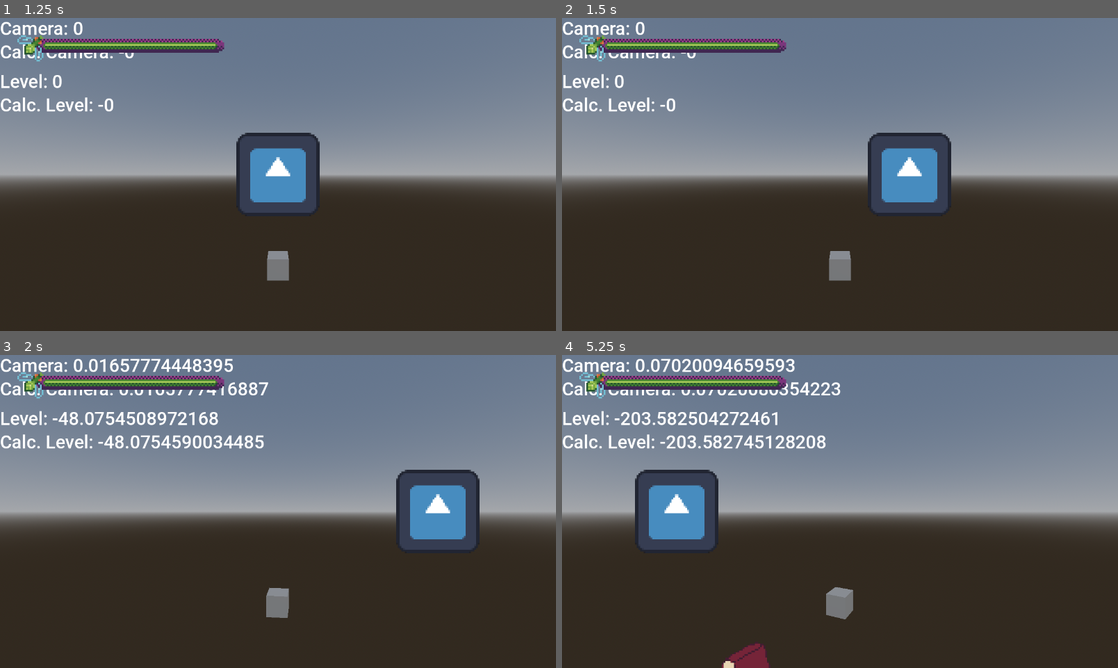
Above: before the commit, frames 1-4 (two rows, left to right).
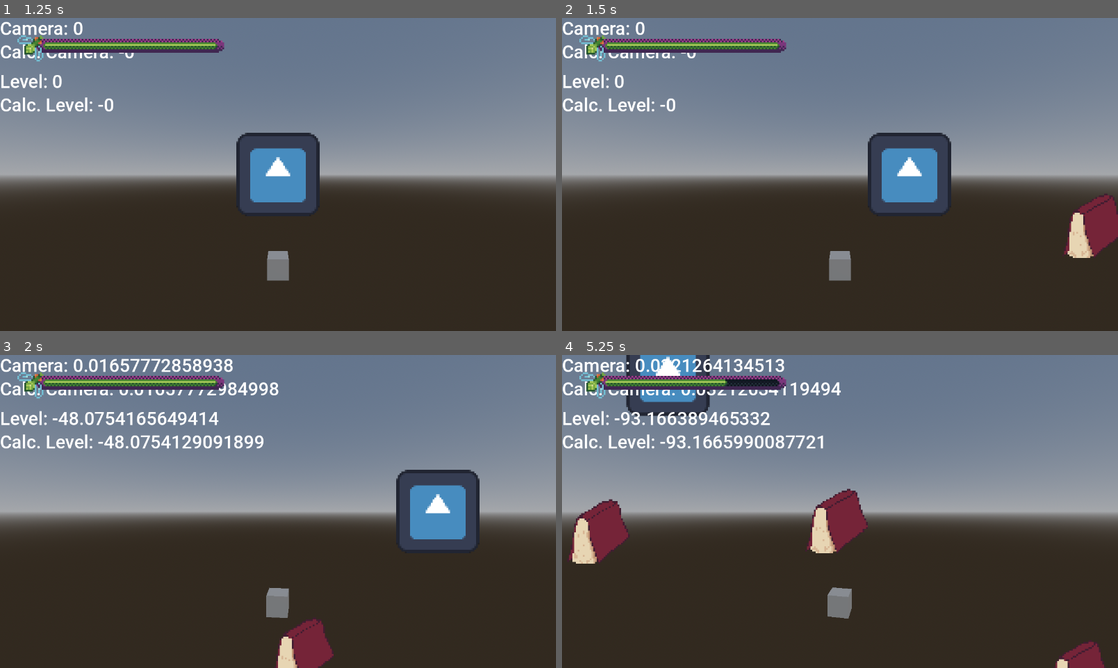
Above: after the commit, the same moments.

Repository: panorb/ludum-dare-55
Game: Godot game, scene res://world.tscn
Two runs of this game, one before a commit and one after it. Both use one fixed random seed, a clock stepped at 60 frames per second and the inputs below. The engine's default icon, where the game draws it, is replaced by a stand-in: a white triangle on a blue panel in a dark square.
Inputs (mouse positions are in pixels of both pictures, inside the frame that each line leads up to):
- Up to frame 1 (1.25 s): click "Start" at 0.5 s
- Up to frame 2 (1.5 s): tap Enter at 1.25 s; move the mouse to (962, 158) at 1.27 s; hold Right (ui_right) from 1.28 s (still down); click (962, 158) at 1.42 s
- Up to frame 3 (2 s): keep holding Right (ui_right)
- Up to frame 4 (5.25 s): move the mouse to (728, 527) at 2.02 s; release Right (ui_right) at 2.03 s; hold Down (ui_down) 2.03-2.78 s; move the mouse to (895, 442) at 2.77 s; hold Right (ui_right) 2.78-3.53 s; move the mouse to (812, 574) at 3.52 s; hold Up (ui_up) 3.53-4.28 s; click (812, 574) at 3.67 s; move the mouse to (1006, 558) at 4.27 s; hold Left (ui_left) from 4.28 s (still down); move the mouse to (673, 464) at 5.02 s

Frame 1 is identical in both runs. In frame 2, 1.4% of the frame differs, in the area x 90-100%, y 56-77%; in frame 3, 2.2%; in frame 4, 11%, in the area x 1-98%, y 0-100%.

Commit message:
Player collision knockback + I-frames

Diff:
--- a/godot/entity/player.gd
+++ b/godot/entity/player.gd
@@ -1,4 +1,6 @@
-extends Node2D
+extends CharacterBody2D
+
+@onready var collision_shape_2d = $CollisionShape2D
 
 signal health_changed(old_health, new_health)
 signal max_health_changed(old_maximum, new_maximum)
@@ -7,6 +9,15 @@
 var _active = false
 var _health = 1000
 var _max_health = 1000
+var inertia = Vector2.ZERO
+var i_frame_timer
+
+const I_FRAME_DURATION = 0.5
+
+func _ready():
+	i_frame_timer = Timer.new()
+	i_frame_timer.timeout.connect(_on_i_frame_timeout)
+	add_child(i_frame_timer)
 
 func _process(delta):
 	if not _active:
@@ -22,9 +33,15 @@
 	if Input.is_action_pressed("ui_up"):
 		direction.y -= 1
 
+	#velocity = Vector2.ZERO
+	inertia /= 1.1
+	velocity = Vector2.ZERO + inertia
+
 	if direction.length() > 0:
 		direction = direction.normalized()
-		position += direction * 200 * delta
+		#position += direction * 200 * delta
+
+		velocity += direction * 200# * delta
 		# when to the left, the sprite is flipped
 		if direction.x < 0:
 			$Sprite2D.flip_v = true
@@ -32,6 +49,7 @@
 			$Sprite2D.flip_v = false
 
 		rotation = direction.angle()
+	move_and_slide()
 
 func set_max_health(value):
 	var old_value = _max_health
@@ -44,14 +62,24 @@
 	health_changed.emit(old_value, value)
 	print(self.name+" "+str(old_value)+" -> "+str(_health))
 	if _health <= 0 and old_value > 0:
+		set_active(false)
 		died.emit()
-		set_active(false)
+		print("died emitted")
 
 func take_damage(value):
+	print("ouchy")
+	print(i_frame_timer.time_left)
+	if not i_frame_timer.is_stopped():
+		return
 	set_health(_health-value)
+	i_frame_timer.start(I_FRAME_DURATION)
+
+func _on_i_frame_timeout():
+	i_frame_timer.stop()
 
 func set_active(active):
 	_active = active
 	visible = active
 	if active:
 		set_health(_max_health)
+	collision_shape_2d.disabled = not active
--- a/godot/entity/player.tscn
+++ b/godot/entity/player.tscn
@@ -8,7 +8,8 @@
 
 [node name="Player" type="CharacterBody2D"]
 scale = Vector2(0.367489, 0.367489)
-collision_mask = 0
+collision_layer = 4
+collision_mask = 3
 script = ExtResource("1_swjmm")
 
 [node name="Sprite2D" type="Sprite2D" parent="."]
--- a/godot/game/entities/book.gd
+++ b/godot/game/entities/book.gd
@@ -1,8 +1,7 @@
 extends Entity
 
-const GRAVITY = 9
+const GRAVITY = 2
 
-var initiated
 var speed
 
 @onready var collision_polygon_2d = $CollisionPolygon2D
@@ -13,19 +12,18 @@
 	position.x = start_x
 	position.y = start_y
 	speed = Vector2(speed_x, speed_y)
-	initiated = true
 
 
 # Called when the node enters the scene tree for the first time.
 func _ready():
 	body_entered.connect(on_body_entered)
 
-
-# Called every frame. 'delta' is the elapsed time since the previous frame.
-func _process(delta):
-	if not initiated:
-		return
+func _move(delta):
 	position += speed*delta
 	speed.y += GRAVITY
 	if position.y > 2000:
 		queue_free()
+
+# Called every frame. 'delta' is the elapsed time since the previous frame.
+#func _process(delta):
+	#pass
--- a/godot/game/entities/book.tscn
+++ b/godot/game/entities/book.tscn
@@ -6,6 +6,8 @@
 [node name="Book" type="Area2D"]
 position = Vector2(1, -1)
 scale = Vector2(0.25, 0.25)
+collision_layer = 2
+collision_mask = 4
 script = ExtResource("1_1g6qc")
 
 [node name="Sprite2D" type="Sprite2D" parent="."]
--- a/godot/game/entities/entity.gd
+++ b/godot/game/entities/entity.gd
@@ -10,13 +10,16 @@
 	body_entered.connect(on_body_entered)
 	pass # Replace with function body.
 
+func _move(delta):
+	pass
 
 # Called every frame. 'delta' is the elapsed time since the previous frame.
 func _process(delta):
-	pass
+	_move(delta)
 
 func on_body_entered(body):
 	body.take_damage(damage)
+	body.inertia += (body.position-position).normalized()*700
 	#collision.emit(self)
 
 
--- a/godot/game/game.gd
+++ b/godot/game/game.gd
@@ -9,9 +9,10 @@
 @onready var health_bar_p2 = $UIOverlay/Grid/Player2/HealthBar
 
 
+var game_timer
+
 const LEVEL_VIEW_MOVEMENT_SCALE = 1.45
 const ENVIRONMENT_CAMERA_MOVEMENT_SCALE = 0.0005
-const BOOK = preload("res://game/entities/book.tscn")
 
 func _process(delta):
 	var x_offset = level.get_player_offset(delta)
@@ -22,7 +23,18 @@
 	%CalculatedCameraLabel.text = "Calc. Camera: " + str(get_environment_camera_pos_from_level_x(level.get_level_view_x()))
 	%LevelViewLabel.text = "Level: " + str(level.get_level_view_x())
 	%CalculatedLevelViewLabel.text = "Calc. Level: " + str(get_level_x_from_environment_camera_pos(environment.get_camera_position()))
-	#
+
+	if randi()%30 == 0:
+		var player_pos = get_tree().get_nodes_in_group("player")[0].position
+		var dir = (randi() % 2)
+		var y = randi()%180
+		var warning_pos = Vector2(dir*300, y)
+		if dir == 0:
+			dir = -1
+		var x = (dir*300+player_pos.x)
+		var speed_x = -dir*(100+randi()%100)
+		var speed_y = randi() % 100-100
+		level._add_book(x, y, speed_x, speed_y)
 
 func get_level_x_from_environment_camera_pos(camera_pos: float):
 	return -(camera_pos / ENVIRONMENT_CAMERA_MOVEMENT_SCALE) * LEVEL_VIEW_MOVEMENT_SCALE
@@ -34,6 +46,7 @@
 	_on_window_size_changed()
 	get_tree().get_root().size_changed.connect(_on_window_size_changed)
 	level.viewport_size = level_viewport.size
+	level.set_world_size(Vector2(abs(get_level_x_from_environment_camera_pos(1.0)), 180))
 	var players = get_tree().get_nodes_in_group("player")
 	var health_bars = [health_bar_p1, health_bar_p2]
 	var player_count = 1
@@ -41,14 +54,36 @@
 		print("Activating player "+str(i+1))
 		players[i].set_active(true)
 		health_bars[i].set_player(players[i])
+		players[i].set_health(players[i]._max_health)
 	for i in range(player_count, len(health_bars)):
 		print("Deactivating player "+str(i+1))
 		players[i].set_active(false)
 		health_bars[i].set_player(null)
+	for player in players:
+		player.died.connect(_on_player_death)
+	game_timer = Timer.new()
+	add_child(game_timer)
+	game_timer.start(60)
+	game_timer.connect("timeout", on_game_timeout)
 
 func _on_window_size_changed():
 	environment_viewport.size = get_tree().get_root().size
 
+func on_game_timeout():
+	print("you win")
+	game_timer.queue_free()
+	get_tree().change_scene_to_file("res://gui/end_screen/win_screen.tscn")
+
+func _on_player_death():
+	var player_alive_count = 0
+	for player in get_tree().get_nodes_in_group("player"):
+		if player._active:
+			player_alive_count += 1
+	if player_alive_count <= 0:
+		game_timer.stop()
+		print("you lose")
+
+		get_tree().change_scene_to_file("res://gui/end_screen/lose_screen.tscn")
 
 func _on_level_texture_gui_input(event):
 	if event is InputEventMouseButton:
--- a/godot/game/level.gd
+++ b/godot/game/level.gd
@@ -1,14 +1,18 @@
 extends Node2D
 
 var viewport_size = Vector2.ONE
-@onready var player := %EntityContainer/Player
+var size
+#@onready var player := %EntityContainer/Player
 @onready var entities := %EntityContainer
+@onready var top_border = $EntityContainer/VerticalBoundaries/TopBorder
+@onready var bottom_border = $EntityContainer/VerticalBoundaries/BottomBorder
 
 const BOOK = preload("res://game/entities/book.tscn")
 
 func get_player_offset(delta: float):
 	var center = Vector2(viewport_size / 2)
-	var offset = entities.position + player.position - center
+	var player_position = get_tree().get_nodes_in_group("player")[0].position
+	var offset = entities.position + player_position - center
 
 	return offset.x
 
@@ -27,9 +31,25 @@
 
 # Called every frame. 'delta' is the elapsed time since the previous frame.
 func _process(delta):
-	#placeholder code to spam books
-	if randi()%10 == 0:
-		var dir = (randi() % 2)
-		if dir == 0:
-			dir = -1
-		_add_book(dir*700+640, randi()%500, -dir*(300+randi()%200), randi() % 200-200)
+	##placeholder code to spam books
+	#if randi()%30 == 0:
+		#var player_pos = get_tree().get_nodes_in_group("player")[0].position
+		#var dir = (randi() % 2)
+		#if dir == 0:
+			#dir = -1
+		#_add_book((dir*300+player_pos.x), randi()%180, -dir*(100+randi()%100), randi() % 100-100)
+	pass
+
+func set_world_size(new_size):
+	size = new_size
+	bottom_border.position.y = new_size.y
+	bottom_border.shape.a = bottom_border.position
+	bottom_border.shape.b = bottom_border.position
+	bottom_border.shape.b.x = bottom_border.position.x+new_size.x
+	top_border.shape.a = top_border.position
+	top_border.shape.b = top_border.position
+	top_border.shape.b.x = top_border.position.x+new_size.x
+
+	for player in get_tree().get_nodes_in_group("player"):
+		if player.position.y >= new_size.y:
+			player.position.y = new_size.y-1
--- a/godot/game/level.tscn
+++ b/godot/game/level.tscn
@@ -1,14 +1,28 @@
-[gd_scene load_steps=4 format=3 uid="uid://cwbdfcdw51eus"]
+[gd_scene load_steps=5 format=3 uid="uid://cwbdfcdw51eus"]
 
 [ext_resource type="PackedScene" uid="uid://36yf2lknh4wl" path="res://entity/player.tscn" id="1_ex0qr"]
 [ext_resource type="Script" path="res://game/level.gd" id="1_ou5fb"]
 [ext_resource type="Texture2D" uid="uid://b4a2cybfkbclq" path="res://gui/health_bar/hp_bar.png" id="3_jxogx"]
+
+[sub_resource type="SegmentShape2D" id="SegmentShape2D_qfpql"]
+b = Vector2(1281, 0)
 
 [node name="Level" type="Node2D"]
 script = ExtResource("1_ou5fb")
 
 [node name="EntityContainer" type="Node2D" parent="."]
 unique_name_in_owner = true
+
+[node name="VerticalBoundaries" type="StaticBody2D" parent="EntityContainer"]
+collision_layer = 2
+collision_mask = 4
+
+[node name="TopBorder" type="CollisionShape2D" parent="EntityContainer/VerticalBoundaries"]
+shape = SubResource("SegmentShape2D_qfpql")
+
+[node name="BottomBorder" type="CollisionShape2D" parent="EntityContainer/VerticalBoundaries"]
+position = Vector2(0, 180)
+shape = SubResource("SegmentShape2D_qfpql")
 
 [node name="entity" type="Sprite2D" parent="EntityContainer"]
 visible = false
@@ -45,4 +59,4 @@
 
 [node name="Player2" parent="EntityContainer" groups=["player"] instance=ExtResource("1_ex0qr")]
 unique_name_in_owner = true
-position = Vector2(160, 208)
+position = Vector2(159, 145)
